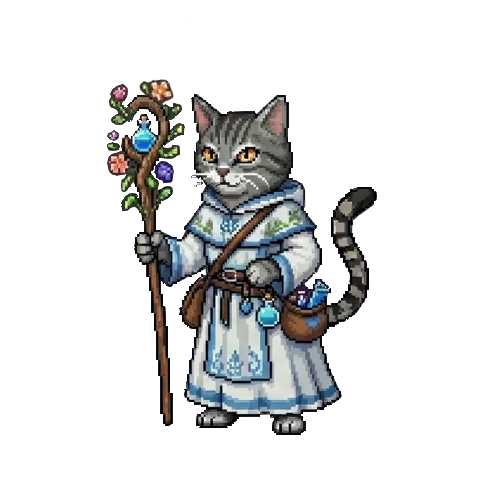
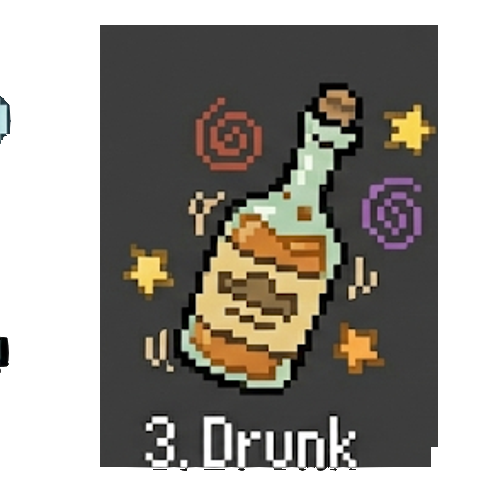
Two versions of the same layered image (500x500). Layer-by-layer changes:
added layer "Capa de pintura 2 (pegado)" (1st of 2) above "Capa de pintura 2 (pegado)" over 0, 18, 438, 471
hid "pipa" over 100, 18, 438, 471
